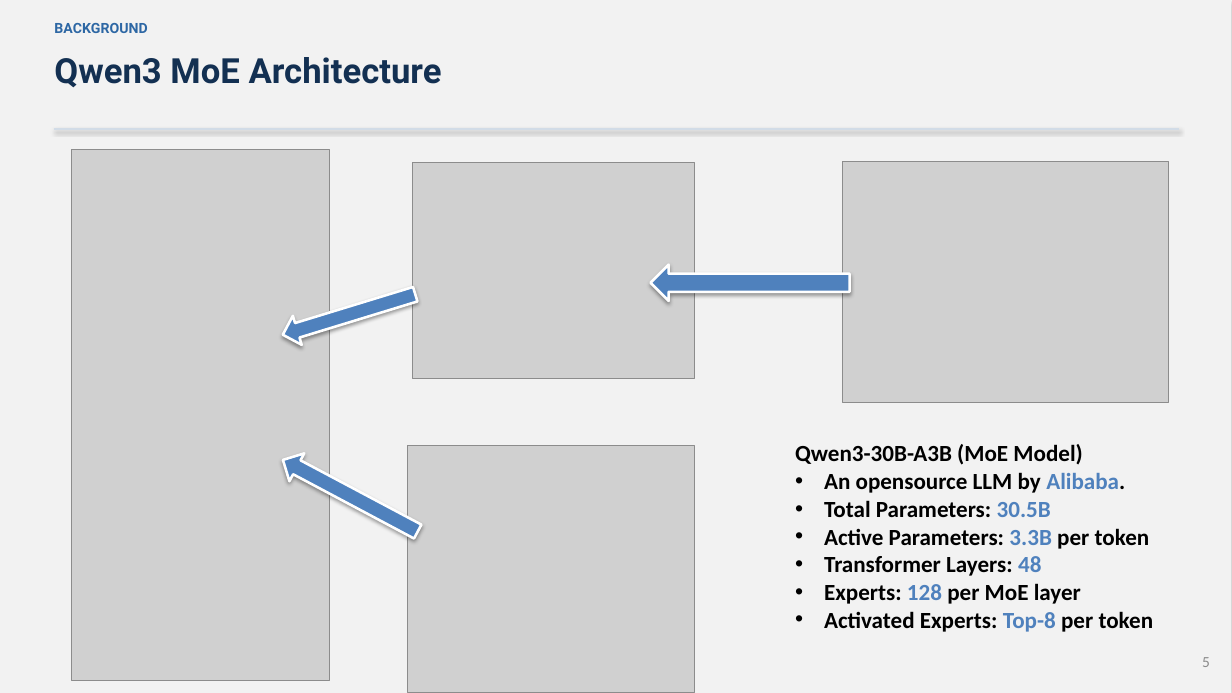
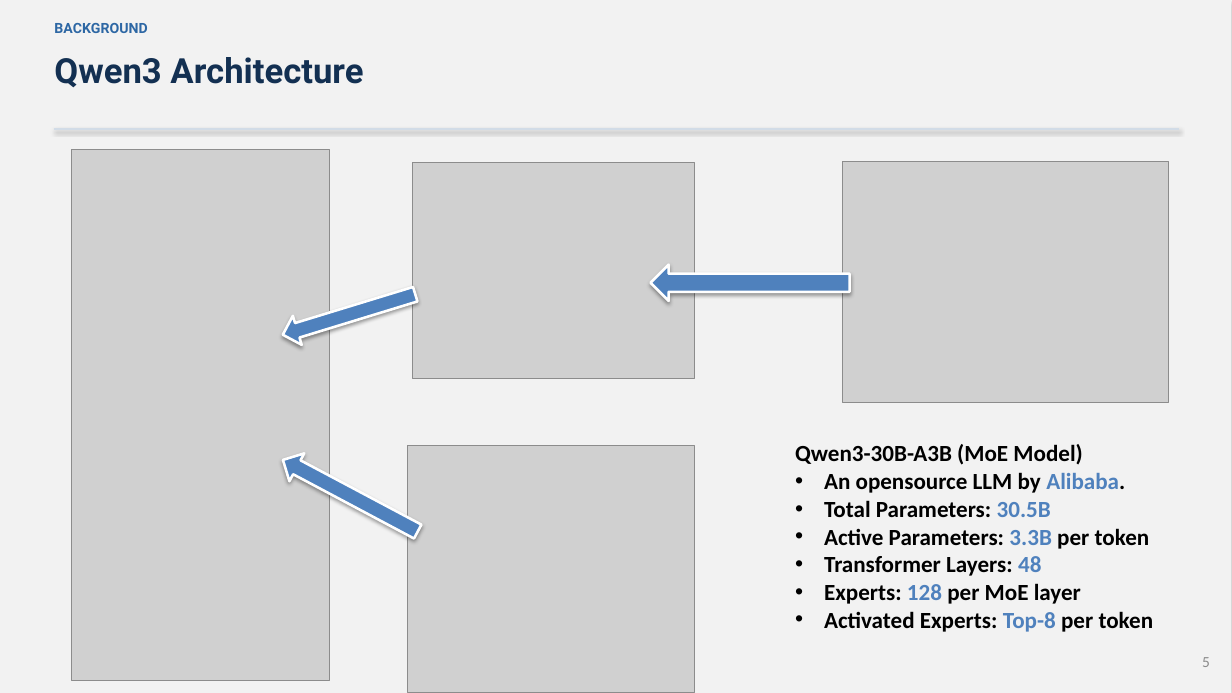
Before and after one commit to DOCCA0/vllm, a slide deck: slide 5 of benchmarks/eplb_rebalance/presentation/wucao_eplb.pptx. Drawn at 1232x693 pixels with LibreOffice and Linux fonts; fonts in the diff are those of the drawing; grey boxes stand for pictures; background and template pictures are left out. Boxes give left, top, right and bottom in pixels: in the first picture for what was removed or moved away, otherwise in the second. Text is boxed around its words. In the diff, an @@ line names an element or a change of style, - is before the commit and + after.

```diff
--- a/benchmarks/eplb_rebalance/presentation/wucao_eplb.pptx
+++ b/benchmarks/eplb_rebalance/presentation/wucao_eplb.pptx
@@ text at [54,57,363,87]: text changed @@
-Qwen3 MoE Architecture
+Qwen3 Architecture
```
Also in this commit, not shown: 9 other slides changed, 1 slide removed.
